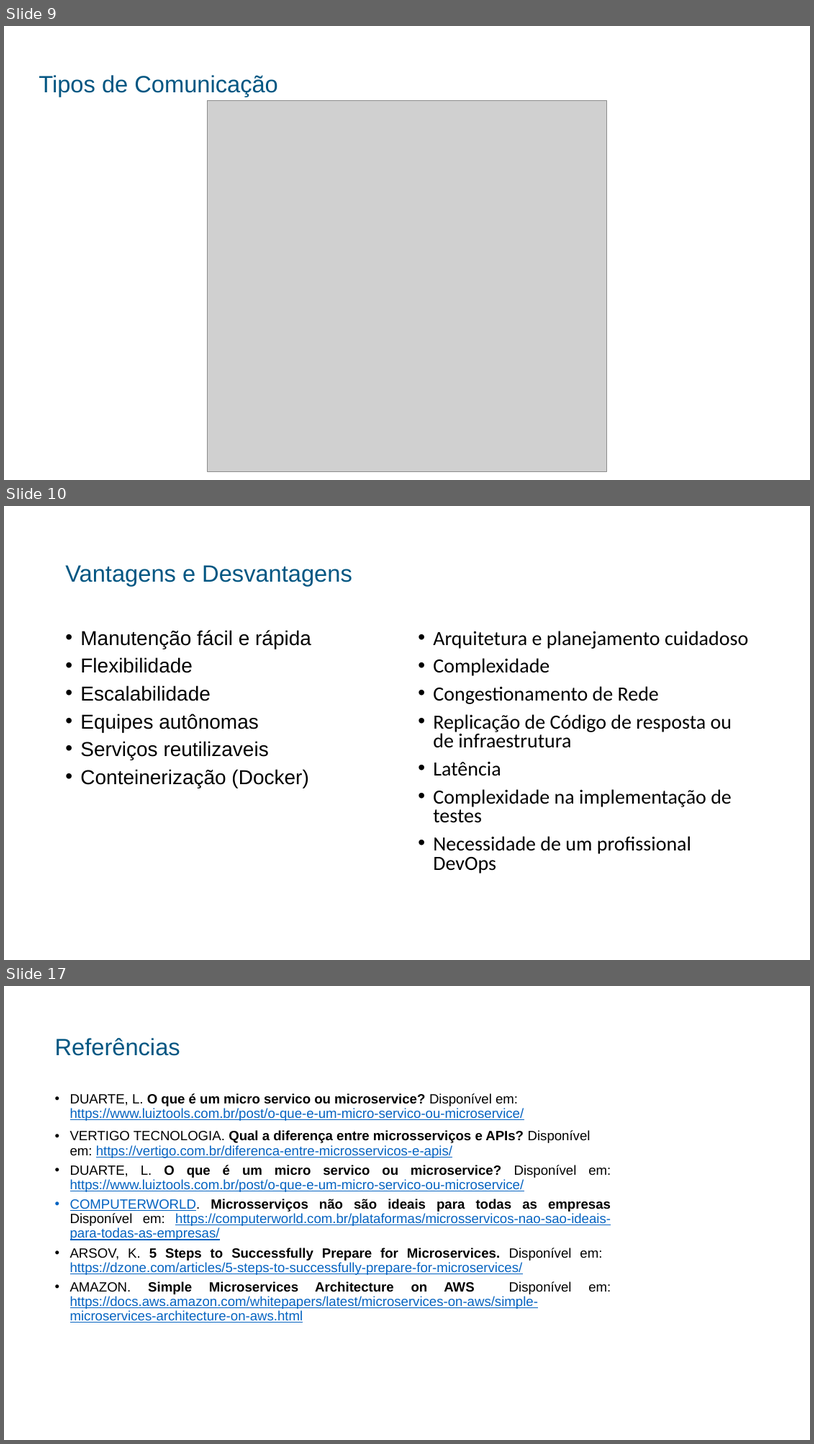
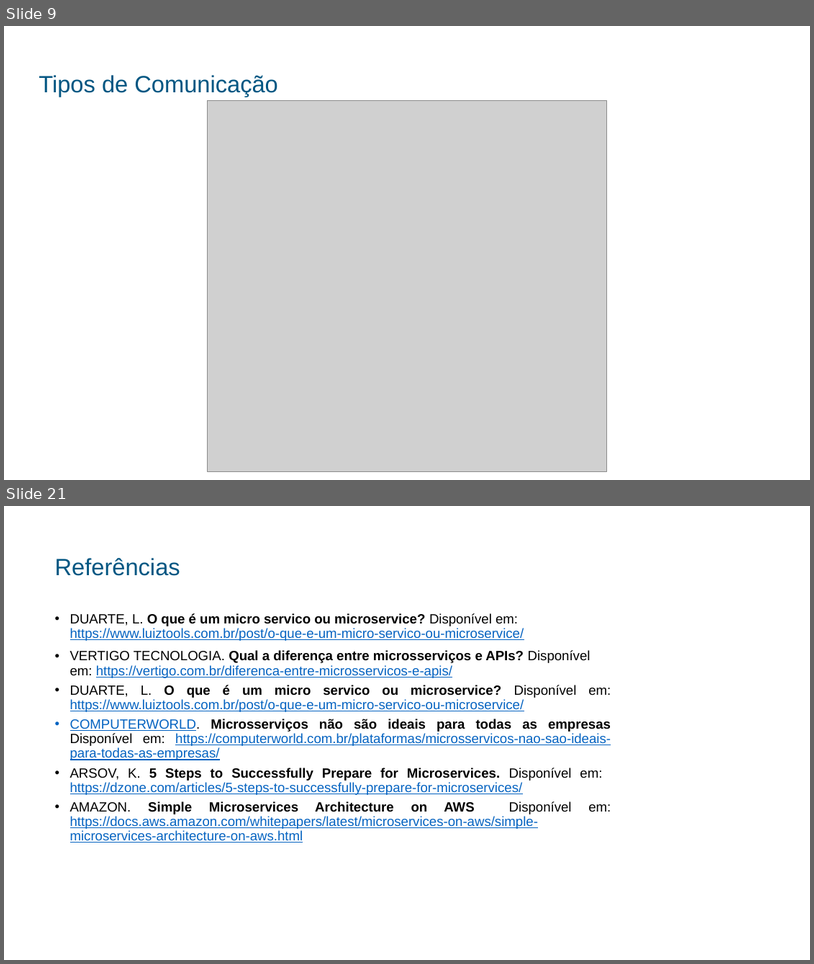
Before and after one commit to alexandrepeluchi/trabalho-diplomacao, a slide deck: Documentos/Apresentação Power Point/Apresentação do TD - Alexandre Peluchi.pptx. Shown one above the other, each under a label of ours: slides 9, 10 and 17 before the commit, slides 9 and 21 after it; the slides between them are not shown. The pictures are 814x1444 and 814x964 pixels, drawn with LibreOffice and Linux fonts; fonts in the diff are those of the drawing; grey boxes stand for pictures. Boxes give left, top, right and bottom in pixels: in the first picture for what was removed or moved away, otherwise in the second. Text is boxed around its words. In the diff, an @@ line names an element or a change of style, - is before the commit and + after.

```diff
--- a/Documentos/Apresentação Power Point/Apresentação do TD - Alexandre Peluchi.pptx
+++ b/Documentos/Apresentação Power Point/Apresentação do TD - Alexandre Peluchi.pptx
@@ slide 10 removed at (x1=4, y1=506, x2=810, y2=960), background #FFFFFF @@
@@ title removed at (x1=65, y1=565, x2=352, y2=585) @@
-Vantagens e Desvantagens
@@ text removed at (x1=80, y1=630, x2=311, y2=788) @@
-• Manutenção fácil e rápida
-• Flexibilidade
-• Escalabilidade
-• Equipes autônomas
-• Serviços reutilizaveis
-• Conteinerização (Docker)
@@ text removed at (x1=433, y1=631, x2=748, y2=873) @@
-• Arquitetura e planejamento cuidadoso
-• Complexidade
-• Congestionamento de Rede
-• Replicação de Código de resposta ou de infraestrutura
-• Latência
-• Complexidade na implementação de testes
-• Necessidade de um profissional DevOps
@@ what was slide 17 is now slide 21 @@
```
Also in this commit, not shown: 11 slides changed, 6 slides added, 1 other slide removed, 1 other file.
